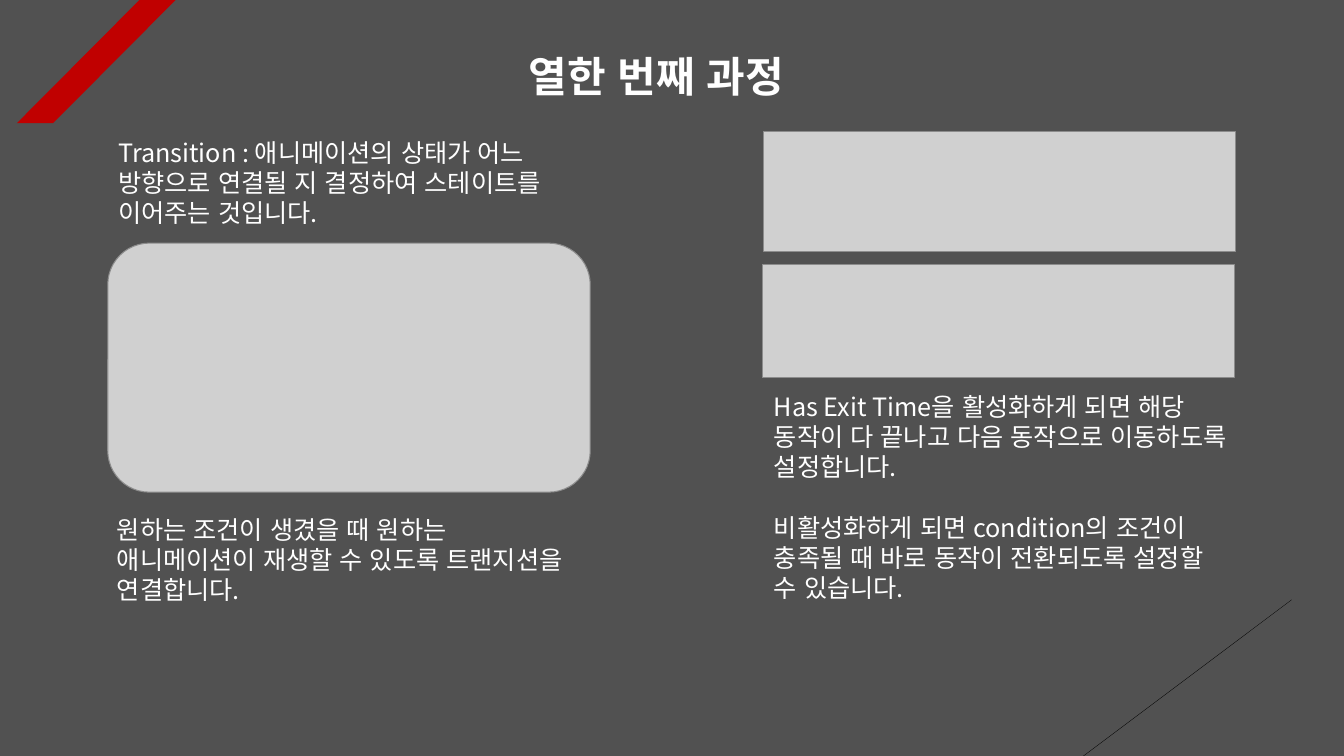
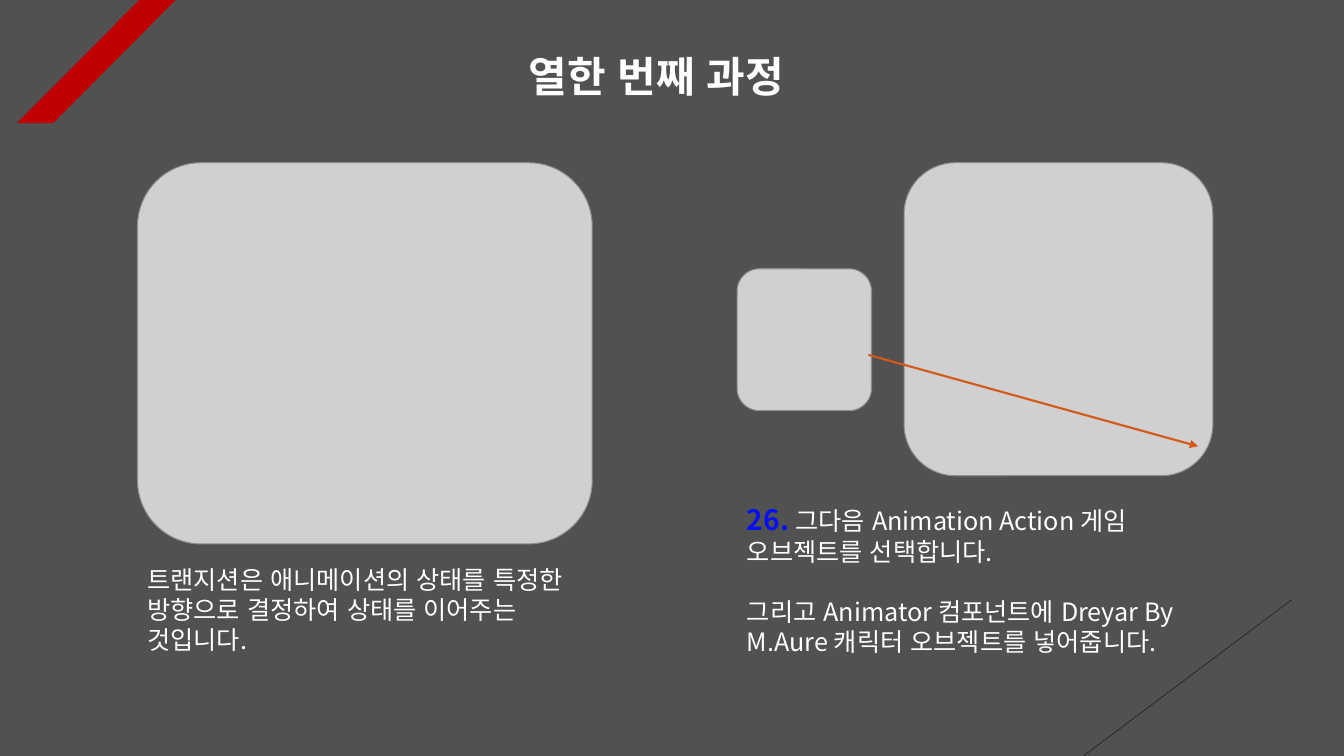
Before and after one commit to Unity2033/3D-UnityEngine, a slide deck: slide 12 of Assets/Class/Animator & Blend Tree/PPT Data/Animation Example.pptx. Drawn at 1344x756 pixels with LibreOffice and Linux fonts; fonts in the diff are those of the drawing; grey boxes stand for pictures. Boxes give left, top, right and bottom in pixels: in the first picture for what was removed or moved away, otherwise in the second. Text is boxed around its words. In the diff, an @@ line names an element or a change of style, - is before the commit and + after.

Commit message:
Animator Manual Renewal
- Change the way the animator
  component is imported

```diff
--- a/Assets/Class/Animator & Blend Tree/PPT Data/Animation Example.pptx
+++ b/Assets/Class/Animator & Blend Tree/PPT Data/Animation Example.pptx
@@ text removed at <box>118,141,541,224</box> @@
-Transition : 애니메이션의 상태가 어느 방향으로 연결될 지 결정하여 스테이트를 이어주는 것입니다.
@@ picture removed at <box>764,132,1236,252</box> @@
@@ picture: place and size @@
-picture at <box>108,243,591,492</box>
+picture at <box>137,162,592,543</box>
@@ picture added at <box>904,162,1213,476</box> @@
@@ picture added at <box>737,269,871,411</box> @@
@@ picture removed at <box>762,264,1235,377</box> @@
@@ arrow added from (868, 355) to (1199, 447), #D55816 1.5 pt dashed @@
@@ text removed at <box>774,395,1227,599</box> @@
-Has Exit Time을 활성화하게 되면 해당 동작이 다 끝나고 다음 동작으로 이동하도록 설정합니다.
-비활성화하게 되면 condition의 조건이 충족될 때 바로 동작이 전환되도록 설정할 수 있습니다.
@@ text added at <box>747,509,1173,653</box>, 18 pt, text #FFFFFF @@
+26. 그다음 Animation Action 게임 오브젝트를 선택합니다.
+그리고 Animator 컴포넌트에 Dreyar By M.Aure 캐릭터 오브젝트를 넣어줍니다.
@@ text at <box>147,568,563,651</box>: text changed @@
-원하는 조건이 생겼을 때 원하는 애니메이션이 재생할 수 있도록 트랜지션을 연결합니다.
+트랜지션은 애니메이션의 상태를 특정한 방향으로 결정하여 상태를 이어주는 것입니다.
```
Also in this commit, not shown: 9 other slides changed, 30 other files.
